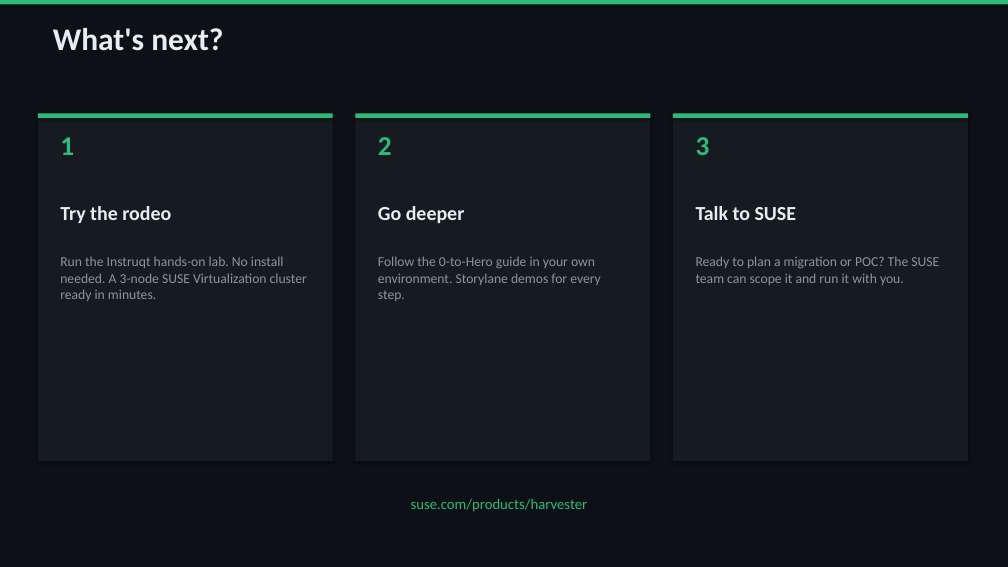
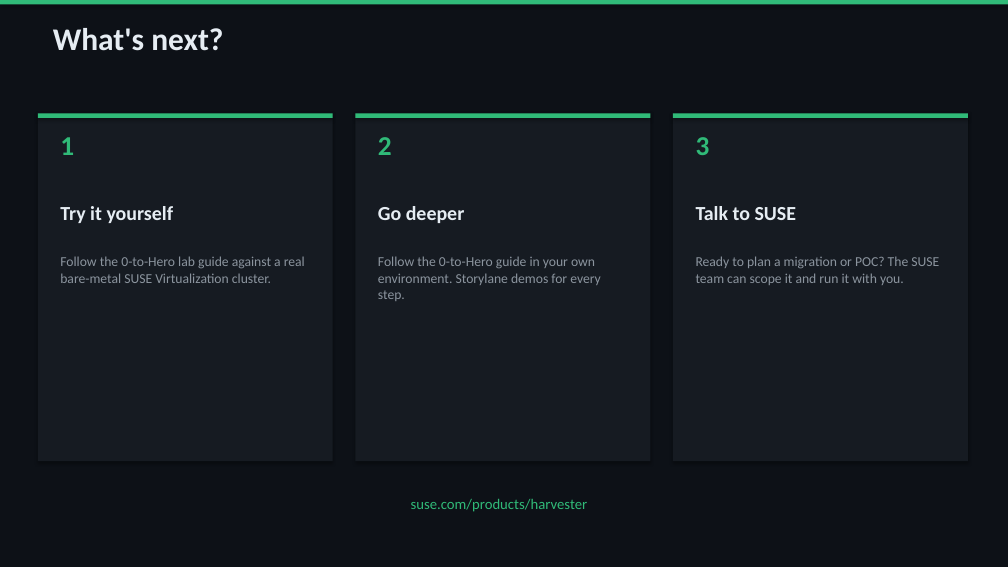
Before and after one commit to SUSE-Technical-Marketing/suse-virt-storylane, a slide deck: slide 13 of docs/suse-virt-storylane-deck.pptx. Drawn at 1008x567 pixels with LibreOffice and Linux fonts; fonts in the diff are those of the drawing. Boxes give left, top, right and bottom in pixels: in the first picture for what was removed or moved away, otherwise in the second. Text is boxed around its words. In the diff, an @@ line names an element or a change of style, - is before the commit and + after.

Commit message:
Remove all Instruqt references - labs recorded on bare metal

```diff
--- a/docs/suse-virt-storylane-deck.pptx
+++ b/docs/suse-virt-storylane-deck.pptx
@@ text at (x1=60, y1=206, x2=174, y2=223): text changed @@
-Try the rodeo
+Try it yourself
@@ text at (x1=60, y1=256, x2=305, y2=283): text changed @@
-Run the Instruqt hands-on lab. No install needed. A 3-node SUSE Virtualization cluster ready in minutes.
+Follow the 0-to-Hero lab guide against a real bare-metal SUSE Virtualization cluster.
```
Also in this commit, not shown: 1 other file.
